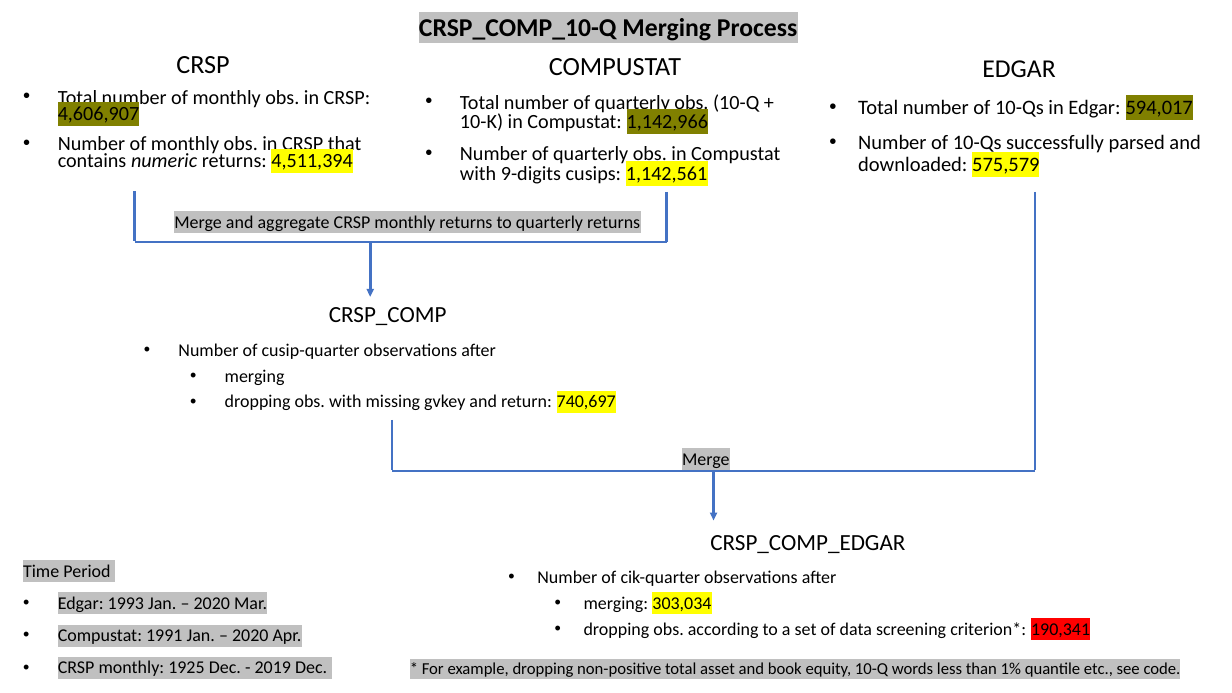
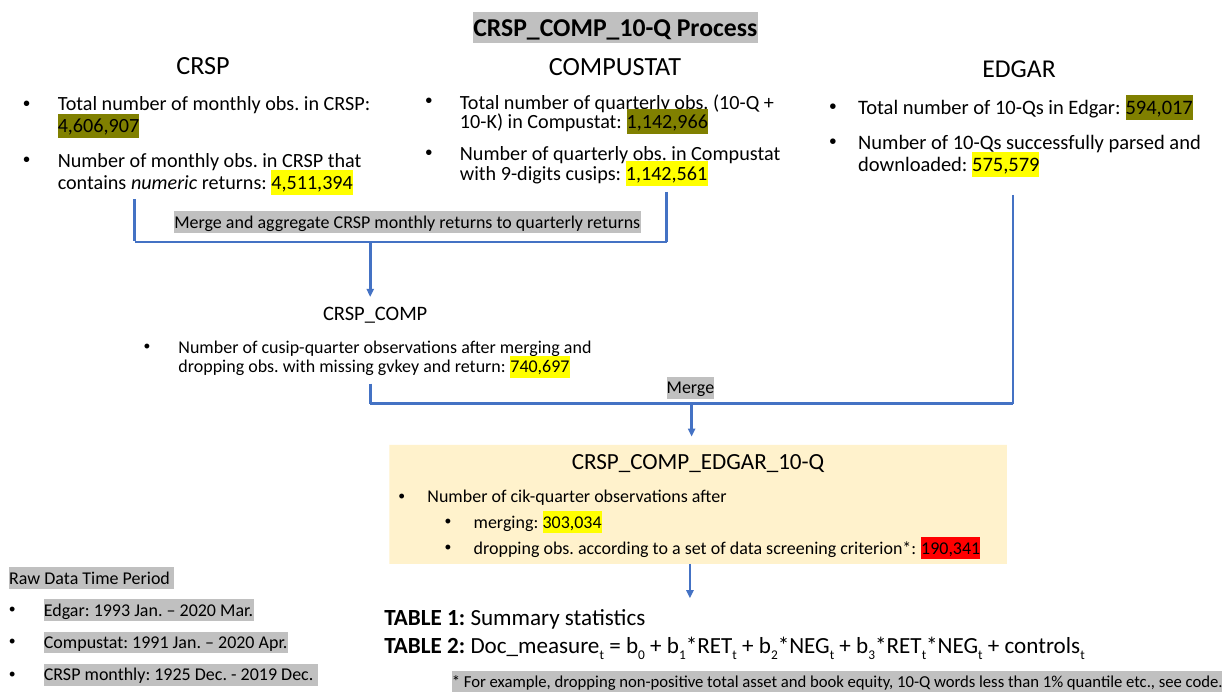
Before and after one commit to fengzhi22/narrative_conservatism, a slide deck: slide 2 of output/Figures.pptx. Drawn at 1232x693 pixels with LibreOffice and Linux fonts; fonts in the diff are those of the drawing. Boxes give left, top, right and bottom in pixels: in the first picture for what was removed or moved away, otherwise in the second. Text is boxed around its words. In the diff, an @@ line names an element or a change of style, - is before the commit and + after.

Commit message:
update 8-K data processing, ABTONE tables #7 #8

```diff
--- a/output/Figures.pptx
+++ b/output/Figures.pptx
@@ text at box(473, 19, 757, 40): text changed @@
-CRSP_COMP_10-Q Merging Process
+CRSP_COMP_10-Q Process
@@ text "CRSP" at box(58, 57, 370, 192): line spacing 0.7 to 0.9 @@
@@ line moved from (135, 191) - (135, 241) to (135, 200) - (135, 241) @@
@@ line moved from (1035, 192) - (1035, 470) to (1013, 195) - (1013, 404) @@
@@ text at box(323, 306, 427, 323): size 18 to 16 pt in "CRSP_COMP" @@
@@ text at box(178, 340, 591, 375): text changed @@
-• Number of cusip-quarter observations after
-  • merging
-  • dropping obs. with missing gvkey and return: 740,697
+• Number of cusip-quarter observations after merging and dropping obs. with missing gvkey and return: 740,697
@@ line moved from (392, 420) - (392, 470) to (371, 384) - (371, 404) @@
@@ text "Merge" rewrapped from box(682, 453, 730, 468) to box(667, 379, 715, 399) @@
@@ line moved from (392, 471) - (1035, 471) to (371, 404) - (1013, 404) @@
@@ arrow moved from (714, 471) - (714, 520) to (692, 402) - (692, 436) @@
@@ rectangle "CRSP_COMP_EDGAR_10-Q": place and size @@
-rectangle "CRSP_COMP_EDGAR_10-Q" at box(537, 535, 1090, 638)
+rectangle "CRSP_COMP_EDGAR_10-Q" at box(389, 445, 1006, 564)
@@ rectangle "CRSP_COMP_EDGAR_10-Q" at box(389, 445, 1006, 564): fill none to #FFF2CC @@
@@ text in rectangle at box(572, 454, 824, 472): text changed @@
-CRSP_COMP_EDGAR
+CRSP_COMP_EDGAR_10-Q
@@ text "Raw Data Time Period": place and size @@
-text "Raw Data Time Period" at box(23, 564, 327, 676)
+text "Raw Data Time Period" at box(9, 571, 313, 683)
@@ arrow added from (690, 564) to (690, 598), #4472C4 2 pt @@
@@ text at box(9, 571, 170, 584): text changed @@
-Time Period
+Raw Data Time Period
@@ text added at box(384, 609, 645, 656), 18 pt, text #000000 @@
+TABLE 1: Summary statistics
+TABLE 2: Doc_measuret = b0 + b1*RETt + b2*NEGt + b3*RETt*NEGt + controlst
@@ text "* For example, dropping non-positive ...": place and size @@
-text "* For example, dropping non-positive ..." at box(422, 661, 1181, 679)
+text "* For example, dropping non-positive ..." at box(464, 673, 1223, 691)
```
Also in this commit, not shown: 3 other slides changed, 1 slide added, 17 other files.
